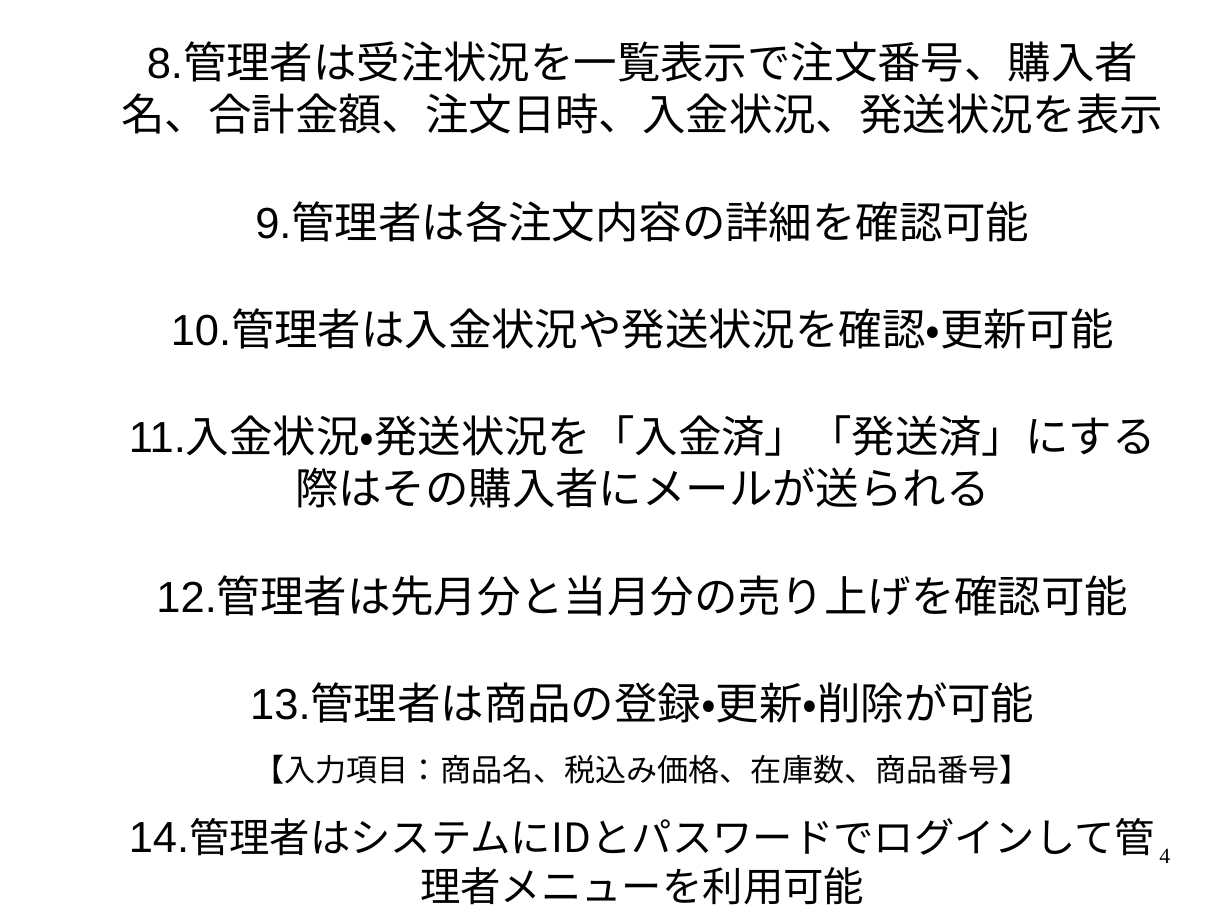
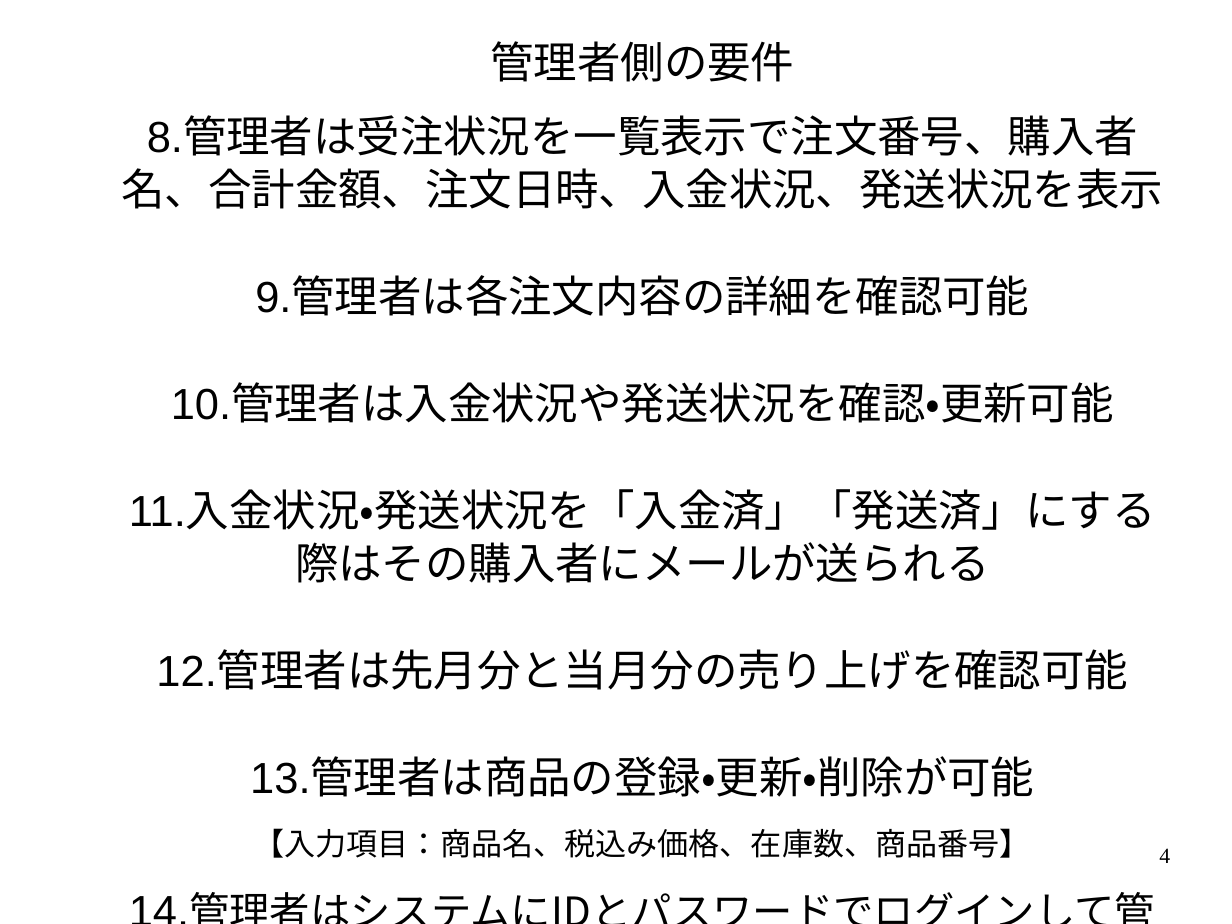
Before and after one commit to black1000/system, a slide deck: slide 4 of ユニフォームプレゼンテーション.odp. Drawn at 1232x924 pixels with LibreOffice and Linux fonts; fonts in the diff are those of the drawing. Boxes give left, top, right and bottom in pixels: in the first picture for what was removed or moved away, otherwise in the second. Text is boxed around its words. In the diff, an @@ line names an element or a change of style, - is before the commit and + after.

Commit message:
要件、機能を管理者と購入者で分けた

```diff
--- a/ユニフォームプレゼンテーション.odp
+++ b/ユニフォームプレゼンテーション.odp
@@ text at (490,41,794,82): paragraph added @@
+管理者側の要件
```
Also in this commit, not shown: 4 other slides changed, 1 slide added, 1 slide removed.
